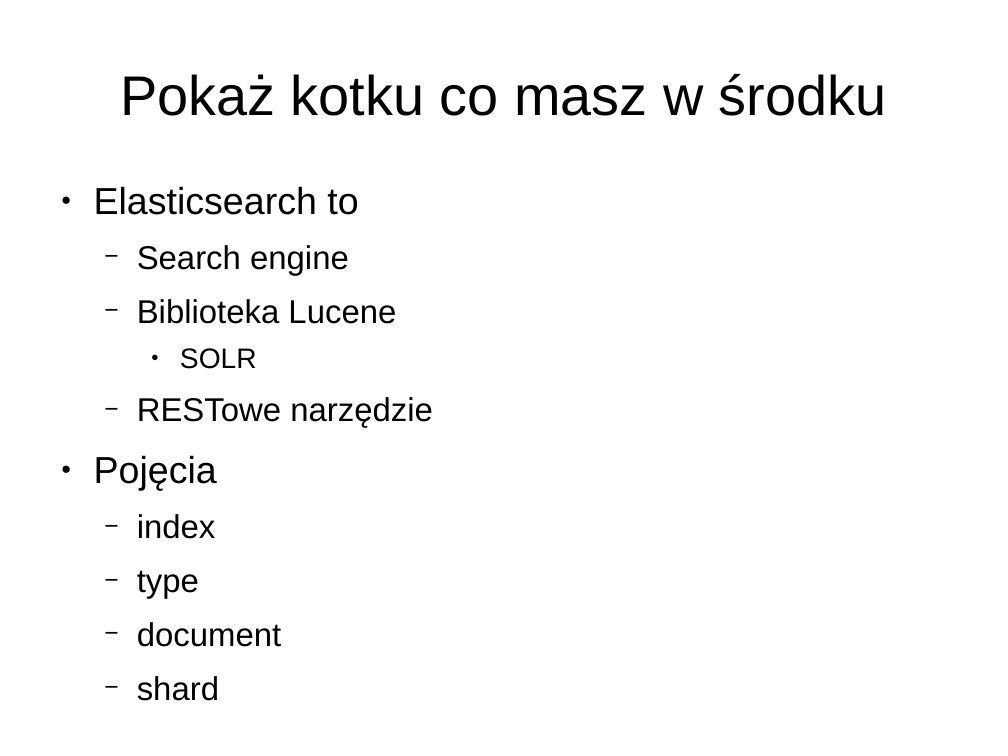
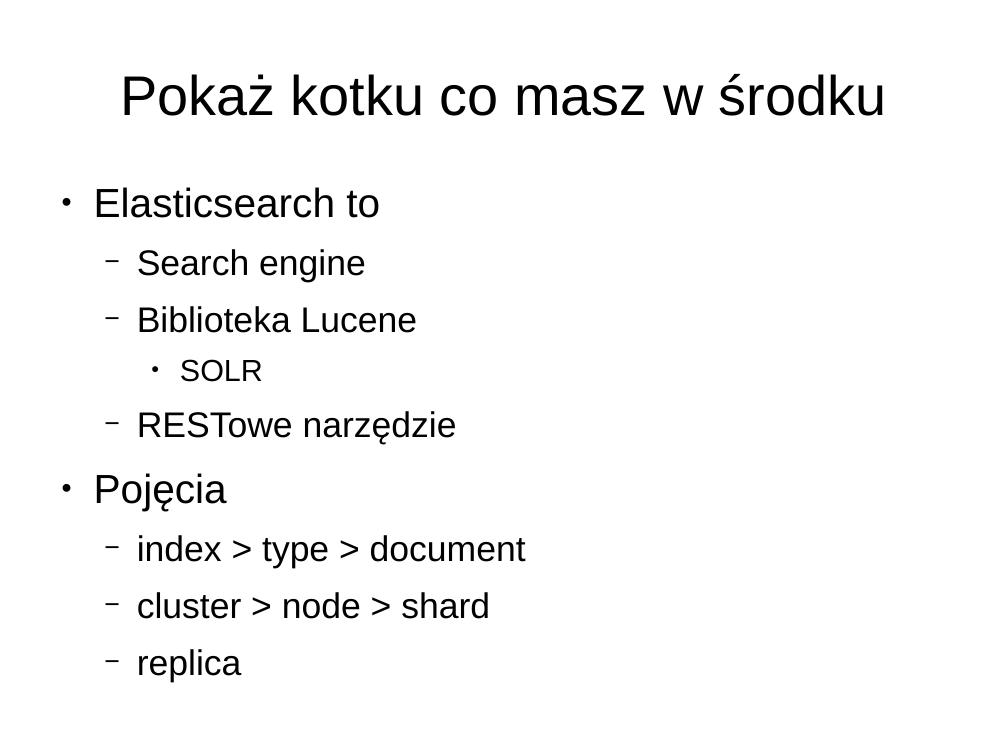
Before and after one commit to lukaszkuczynski/nieszukaj, a slide deck: slide 12 of znajduj.odp. Drawn at 1008x756 pixels with LibreOffice and Linux fonts; fonts in the diff are those of the drawing. Boxes give left, top, right and bottom in pixels: in the first picture for what was removed or moved away, otherwise in the second. Text is boxed around its words. In the diff, an @@ line names an element or a change of style, - is before the commit and + after.

```diff
--- a/znajduj.odp
+++ b/znajduj.odp
@@ text at (x1=94, y1=187, x2=457, y2=510): size 29.6 to 32 pt in "Elasticsearch to", "Pojęcia"; size 25.9 to 28 pt in "Search engine", "Biblioteka Lucene", "RESTowe narzędzie"; size 22.2 to 24 pt in "SOLR" @@
@@ text at (x1=137, y1=535, x2=526, y2=619): text changed; size 25.9 to 28 pt @@
-  − index
-  − type
-  − document
-  − shard
+  − index > type > document
+  − cluster > node > shard
+  − replica
```
Also in this commit, not shown: 6 other slides changed, 8 slides added, 1 slide removed, 1 other file.
